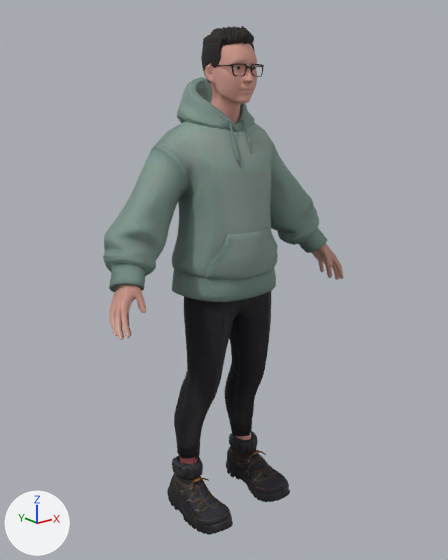
What one commit did to the glTF model frontend/public/models/Avatar.glb.
Rendered twice from a 50 mm lens placed at (-1.419, -1.767, 1.666), pointed at (0.004, 0.012, 0.955). The axes (+X, +Y, +Z) are drawn at lower left. The lights are the same throughout.

In view in the first picture: 'Wolf3D_Body', 'Wolf3D_Hair', 'Wolf3D_Head', 'Wolf3D_Outfit_Bottom', 'Wolf3D_Outfit_Footwear', 'Wolf3D_Outfit_Top'.
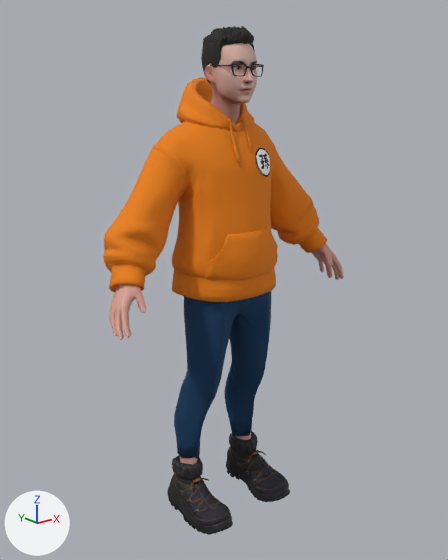
What differs and where, as boxes (x1, y1, x2, y2) in the pictures (448 x 560 px):
'Wolf3D_Outfit_Top', surface changed (grey to orange)
    both: (103, 77, 327, 302)
'Wolf3D_Outfit_Bottom', surface changed (black to blue)
    both: (174, 291, 271, 459)

Diff of the bpy script that builds the scene:
```diff
--- a/frontend/public/models/Avatar.glb.py
+++ b/frontend/public/models/Avatar.glb.py
@@ mat_wolf3d_outfit_top @@
 mat_wolf3d_outfit_top = bpy.data.materials.new('Wolf3D_Outfit_Top')
-# nodes: BsdfPrincipled, NormalMap, OutputMaterial, SeparateColor, TexImage x3
+# nodes: BsdfPrincipled, NormalMap, OutputMaterial, SeparateColor, TexImage x2
+# colours: orange #ec8108
 # uses the picture img_sweater_01_longslv_hoodiecoll_pocket_strings_m
 # uses the picture img_sweater_01_longslv_hoodiecoll_pocket_strings_n
-# uses the picture img_sweater_01_longslv_hoodiecoll_pocket_strings_palemint_c
@@ mat_wolf3d_outfit_bottom @@
 mat_wolf3d_outfit_bottom = bpy.data.materials.new('Wolf3D_Outfit_Bottom')
-# nodes: BsdfPrincipled, Math, NormalMap, OutputMaterial, SeparateColor, TexImage x3
-# uses the picture img_pants_casual_01_black_c
+# nodes: BsdfPrincipled, Math, NormalMap, OutputMaterial, SeparateColor, TexImage x2
+# colours: dark blue #1d466b
 # uses the picture img_pants_casual_01_n
```
